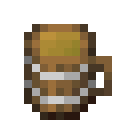
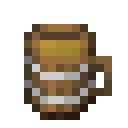
Revision of a layered 128 x 128 image; what changed, layer by layer:
painted on "Liquid" over box(40, 32, 80, 56)
